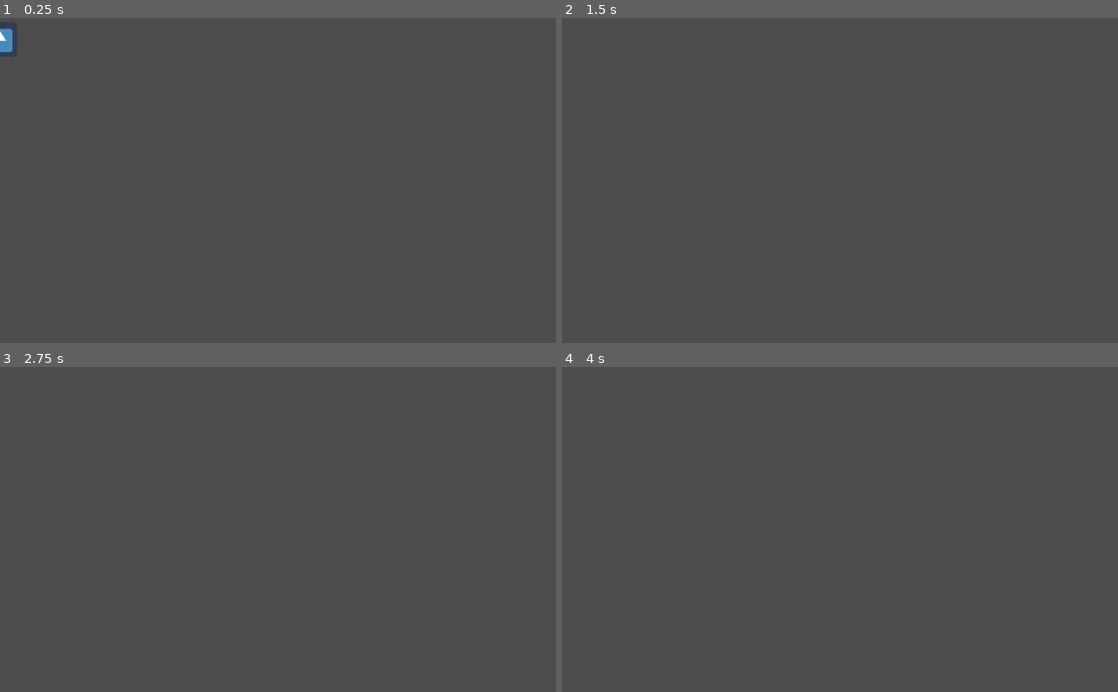
Above: before the commit, frames 1-4 (two rows, left to right).
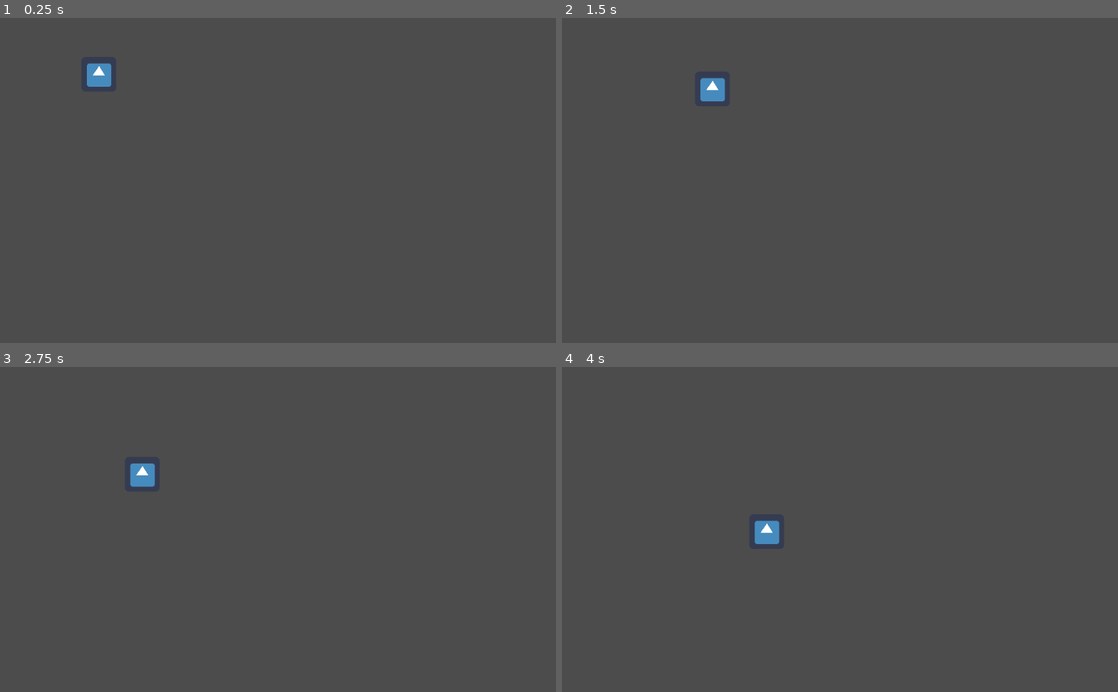
Above: after the commit, the same moments.

Repository: Pikmin4please/Supreme-Disco
Game: Godot game, scene res://World.tscn
Same seed, same stepped clock (60 frames per second), same inputs: the game is played once before the commit and once after it. The engine's default icon, where the game draws it, is replaced by a stand-in: a white triangle on a blue panel in a dark square.
Inputs:
- Up to frame 1 (0.25 s): no input
- Up to frame 2 (1.5 s): hold Right (ui_right) from 0.53 s (still down); tap Space (ui_select) at 0.77 s
- Up to frame 3 (2.75 s): tap Space (ui_select) at 1.52 s; release Right (ui_right) at 2.03 s; hold Left (ui_left) from 2.03 s (still down)
- Up to frame 4 (4 s): release Left (ui_left) at 2.78 s; hold Right (ui_right) from 2.78 s (still down); tap Space (ui_select) at 3.02, 3.77 s

The runs differ from the first frame. In frame 1, 0.5% of the frame differs, in the area x 0-20%, y 3-22%; in frame 2, 0.3%; in frame 3, 0.3%; in frame 4, 0.3%.

Commit message:
Updated Player controls

Diff:
--- a/Player.gd
+++ b/Player.gd
@@ -1,11 +1,20 @@
-extends Area2D
+extends KinematicBody2D
 
 export (int) var speed = 100
 export (int) var jump_speed = 50
+export (int) var gravity = 25
 
 var velocity = Vector2.ZERO
 
 func get_input():
-	var input = velocity
-	if Input.is_action_just_pressed("ui_right"):
-		input.x =
+	if Input.is_action_pressed("ui_right"):
+		velocity.x = speed
+	if Input.is_action_pressed("ui_left"):
+		velocity.x = -speed
+	if Input.is_action_just_pressed("ui_up") and is_on_floor():
+		velocity.y = jump_speed
+
+func _process(delta):
+	get_input()
+	velocity.y += gravity * delta
+	velocity = move_and_slide(velocity, Vector2(0,-1))
--- a/Player.tscn
+++ b/Player.tscn
@@ -3,12 +3,8 @@
 [ext_resource path="res://Player.gd" type="Script" id=1]
 [ext_resource path="res://icon.png" type="Texture" id=2]
 
-[node name="Player" type="Area2D"]
-linear_damp = 0.0
-angular_damp = 0.0
+[node name="Player" type="KinematicBody2D"]
 script = ExtResource( 1 )
-speed = null
-jump_speed = null
 
 [node name="Sprite" type="Sprite" parent="."]
 texture = ExtResource( 2 )
--- a/World.tscn
+++ b/World.tscn
@@ -1,7 +1,8 @@
 [gd_scene load_steps=2 format=2]
 
-[ext_resource path="res://Player2.tscn" type="PackedScene" id=1]
+[ext_resource path="res://Player.tscn" type="PackedScene" id=1]
 
 [node name="World" type="Node"]
 
-[node name="Player2" parent="." instance=ExtResource( 1 )]
+[node name="Player" parent="." instance=ExtResource( 1 )]
+position = Vector2( 182.196, 103.028 )
